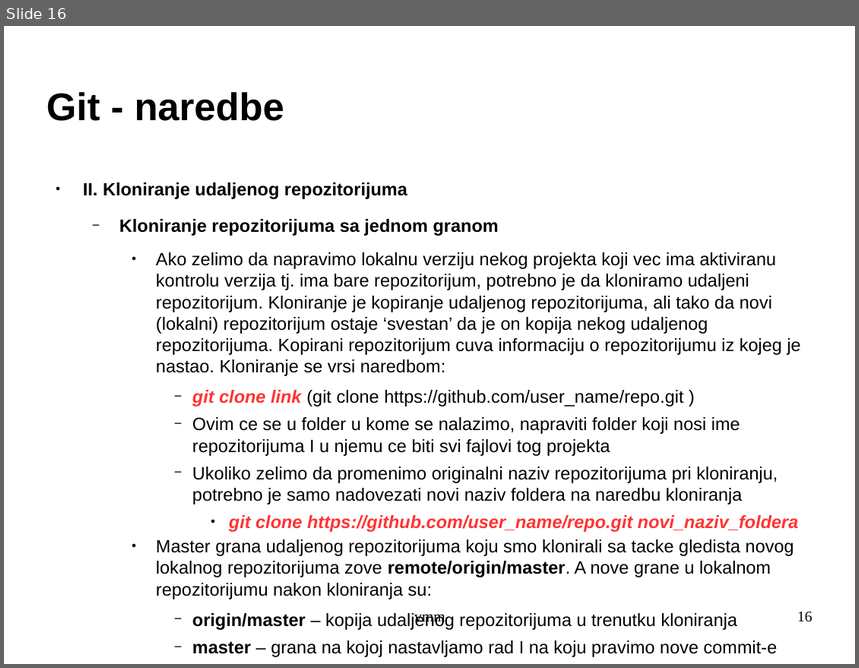
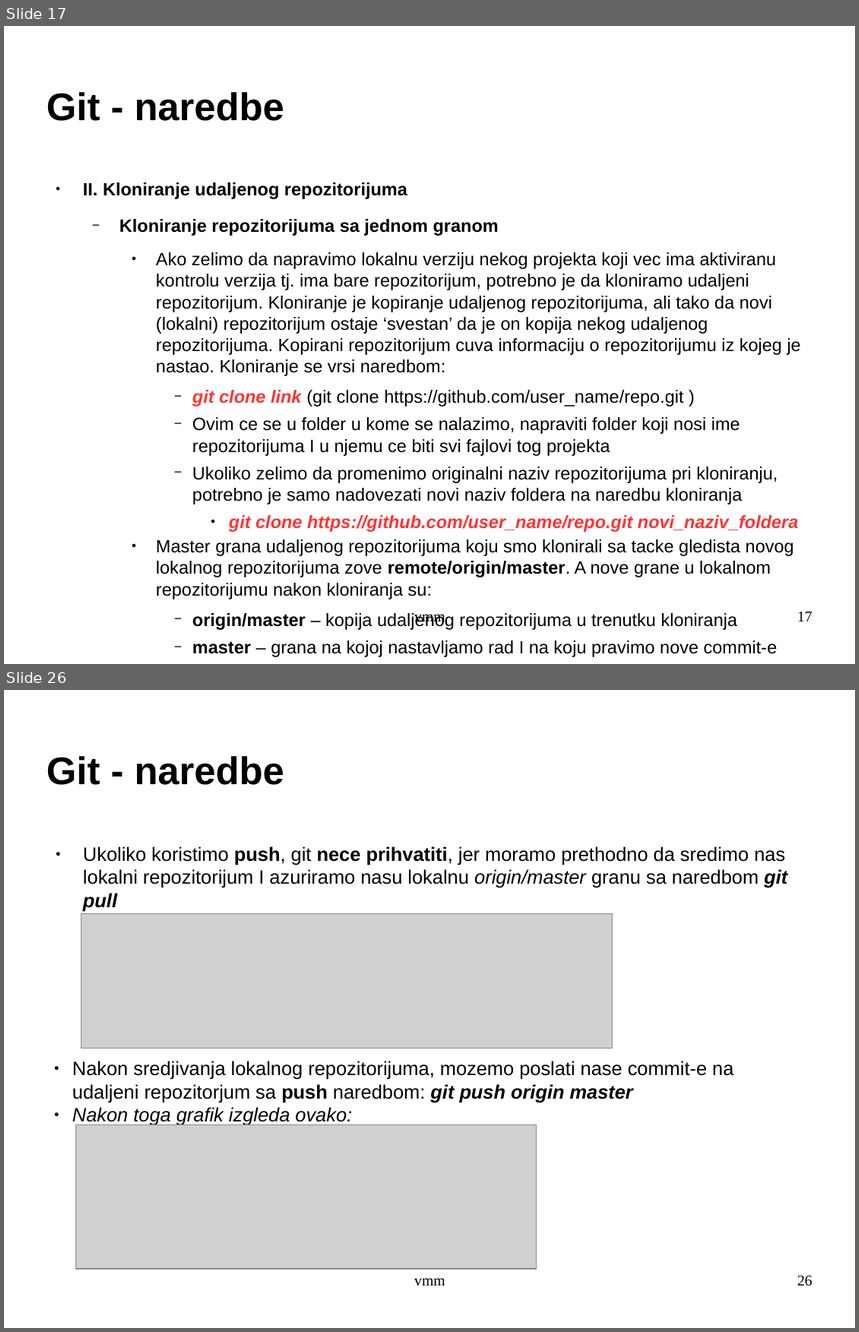
Before and after one commit to archpriestgnu/git_tut, a slide deck: git.odp. Shown one above the other, each under a label of ours: slide 16 before the commit, slides 17 and 26 after it; the slides between them are not shown. The pictures are 859x668 and 859x1332 pixels, drawn with LibreOffice and Linux fonts; fonts in the diff are those of the drawing; grey boxes stand for pictures; background and template pictures are left out. Boxes give left, top, right and bottom in pixels: in the first picture for what was removed or moved away, otherwise in the second. Text is boxed around its words. In the diff, an @@ line names an element or a change of style, - is before the commit and + after.

```diff
--- a/git.odp
+++ b/git.odp
@@ slide 26 added at (4, 690, 855, 1328), background picture (left out) @@
@@ title added at (47, 756, 284, 785), 36 pt, text #000000, bold @@
+Git - naredbe
@@ text added at (83, 847, 788, 911), 18 pt, text #000000 @@
+● Ukoliko koristimo push, git nece prihvatiti, jer moramo prethodno da sredimo nas lokalni repozitorijum I azuriramo nasu lokalnu origin/master granu sa naredbom git pull
@@ picture added at (82, 914, 613, 1049) @@
@@ text added at (72, 1061, 734, 1126), 18 pt, text #000000 @@
+● Nakon sredjivanja lokalnog repozitorijuma, mozemo poslati nase commit-e na udaljeni repozitorjum sa push naredbom: git push origin master
+● Nakon toga grafik izgleda ovako:
@@ picture added at (76, 1125, 537, 1269) @@
@@ text added at (414, 1278, 446, 1286), 14 pt, text #000000 @@
+vmm
@@ page number added at (797, 1276, 813, 1287), 14 pt, text #000000 @@
+26
@@ what was slide 16 is now slide 17 @@
@@ page number at (797, 612, 813, 622): text changed @@
-16
+17
```
Also in this commit, not shown: 1 slide changed, 10 other slides added.
